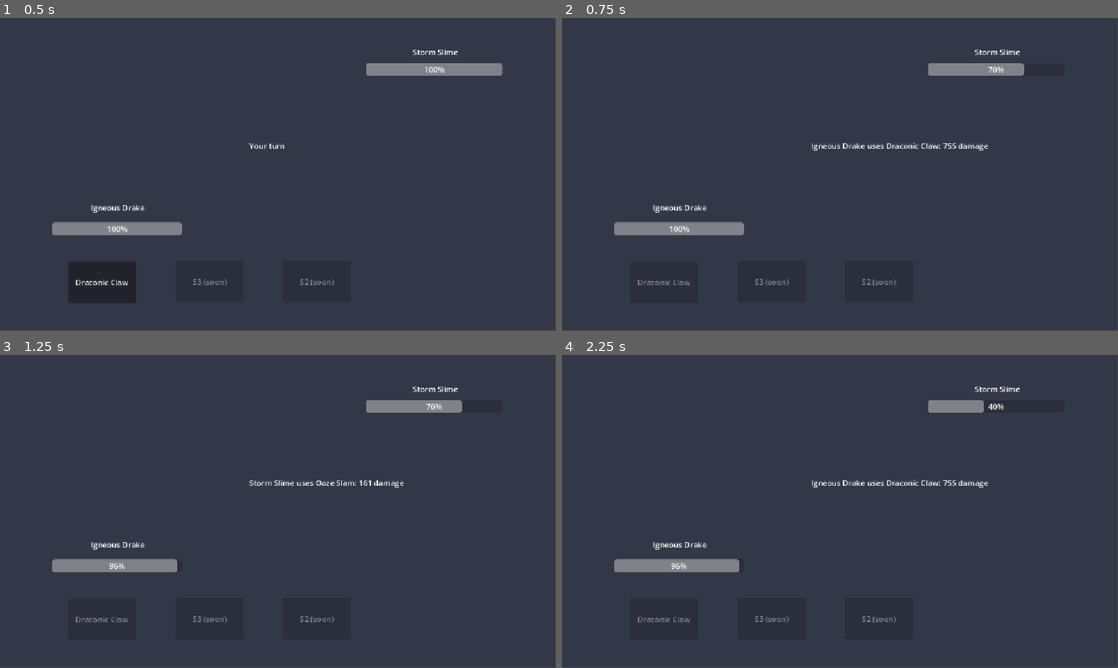
Above: before the commit, frames 1-4 (two rows, left to right).
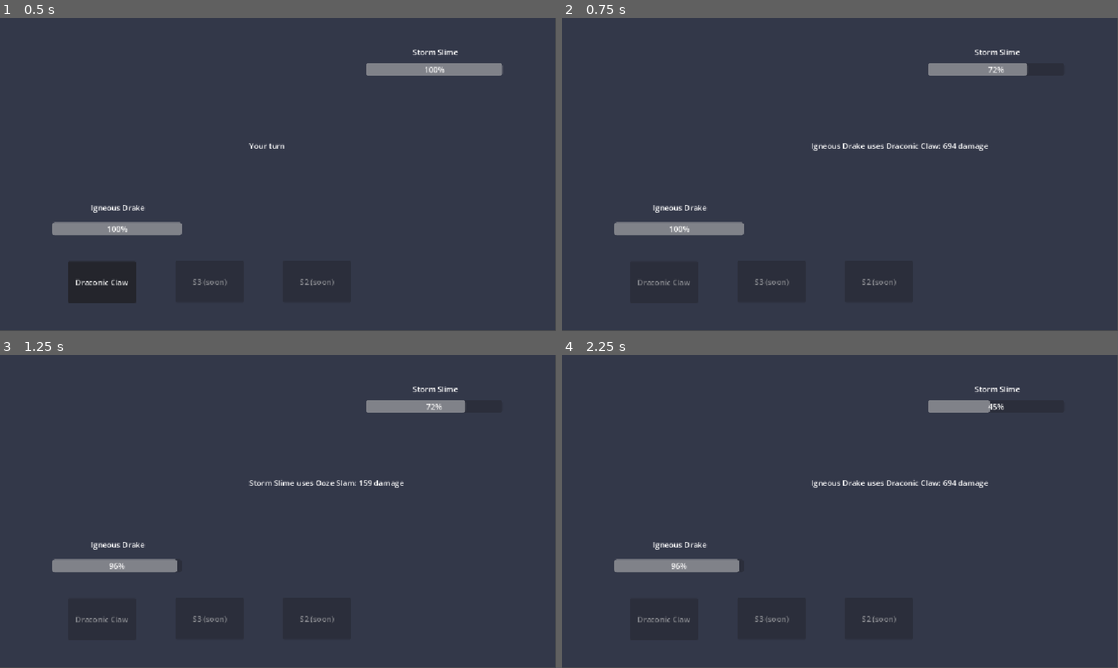
Above: after the commit, the same moments.

Repository: Akharyuu/monster-rpg
Game: Godot game, scene res://scenes/battle/battle_screen.tscn
Two runs of this game, one before a commit and one after it. Both use one fixed random seed, a clock stepped at 60 frames per second and the inputs below.
Inputs:
- Up to frame 1 (0.5 s): no input
- Up to frame 2 (0.75 s): click "Draconic Claw" at 0.5 s
- Up to frame 3 (1.25 s): no input
- Up to frame 4 (2.25 s): click "Draconic Claw" at 2 s

Frame 1 is identical in both runs. In frame 2, less than 0.1% of the frame differs, in the area x 68-84%, y 14-42%; in frame 3, less than 0.1%; in frame 4, less than 0.1%, in the area x 68-79%, y 14-42%.

Commit message:
Soften high-defense scaling curve

Diff:
--- a/godot/scripts/models/damage_skill.gd
+++ b/godot/scripts/models/damage_skill.gd
@@ -87,7 +87,7 @@
                 + pow(
                     effective_defense
                     / defense_reference,
-                    1.5
+                    1.1
                 )
             )
         )
